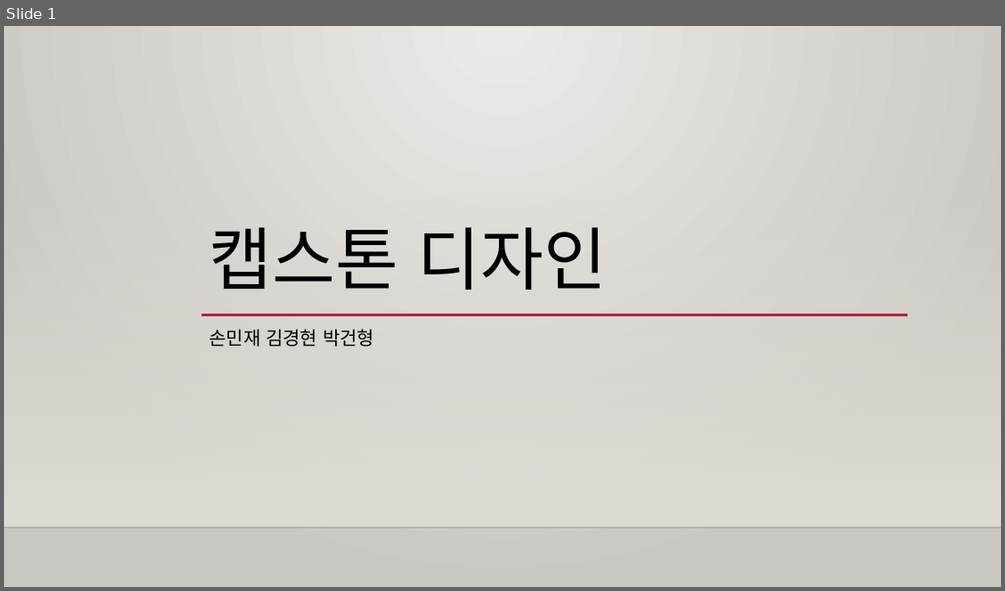
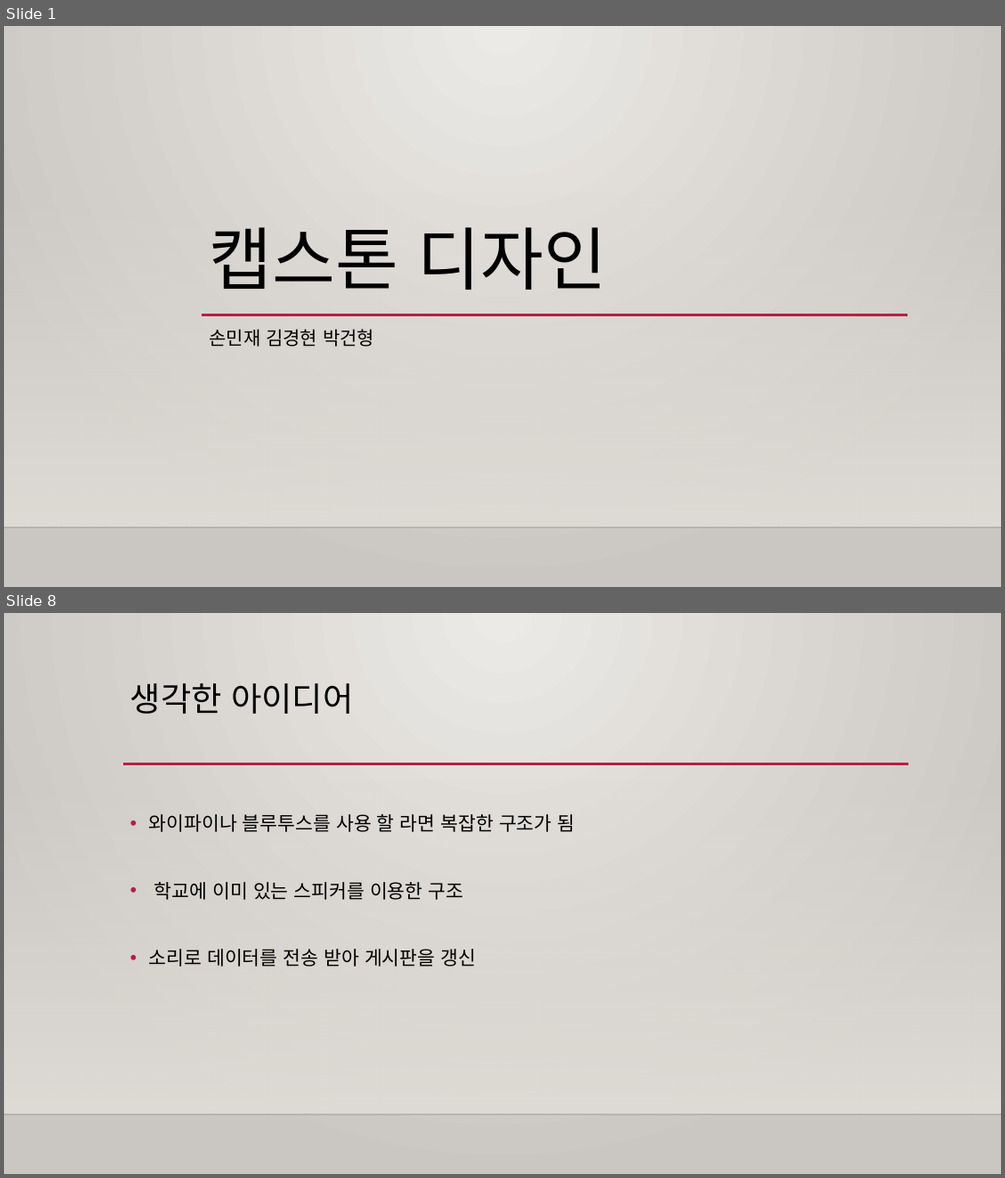
Before and after one commit to Capstone-Design/Documents, a slide deck: 캡스톤디자인발표.pptx. Shown one above the other, each under a label of ours: slide 1 before the commit, slides 1 and 8 after it; the slides between them are not shown. The pictures are 1005x591 and 1005x1178 pixels, drawn with LibreOffice and Linux fonts; fonts in the diff are those of the drawing; background and template pictures are left out. Boxes give left, top, right and bottom in pixels: in the first picture for what was removed or moved away, otherwise in the second. Text is boxed around its words. In the diff, an @@ line names an element or a change of style, - is before the commit and + after.

```diff
--- a/캡스톤디자인발표.pptx
+++ b/캡스톤디자인발표.pptx
@@ slide 8 added at [4, 613, 1001, 1174], background gradient #ECEAE7 to #CAC7C1; not listed: 2 template elements that a slide beside it also shows @@
@@ title added at [130, 683, 353, 714], 32 pt, text #000000 @@
+생각한 아이디어
@@ line added from (123, 764) to (909, 764), #B71E42 2.5 pt @@
@@ text added at [149, 814, 575, 966], 18.5 pt, text #000000 @@
+• 와이파이나 블루투스를 사용 할 라면 복잡한 구조가 됨
+• 학교에 이미 있는 스피커를 이용한 구조
+• 소리로 데이터를 전송 받아 게시판을 갱신
```
Also in this commit, not shown: 1 slide changed, 5 other slides added, 1 slide removed.
